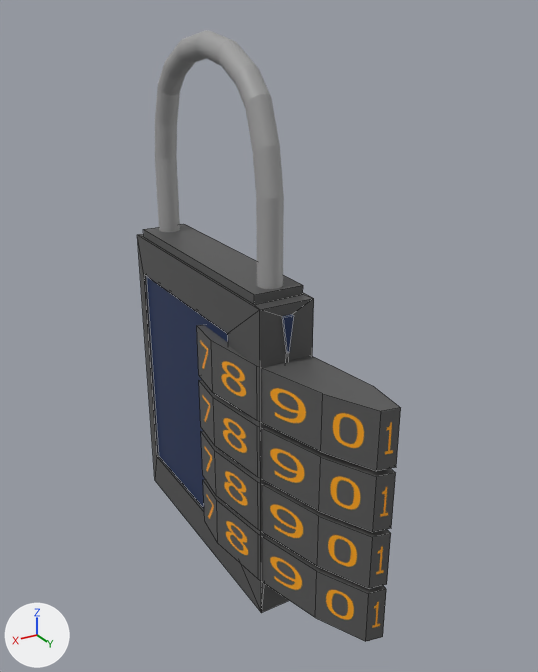
One commit to the FBX model Assets/Resources/Models/Padlock/padlock.fbx: the scene before it, then after it.
One viewpoint serves both versions: a camera (50 mm lens) standing at (0.0587, 0.1173, 0.0764) and looking at (-0.0038, 0.0131, 0.0243). Every picture has the same lights, and +X, +Y and +Z are marked at lower left. Mesh edges are drawn as thin lines on the coarser meshes. Where no turn or scale is listed for an object, it has been applied to the vertices. Vertices at the same position are counted once.

In view in the first picture: 'Shakle', 'body', 'num1', 'num2', 'num3', 'num4'.
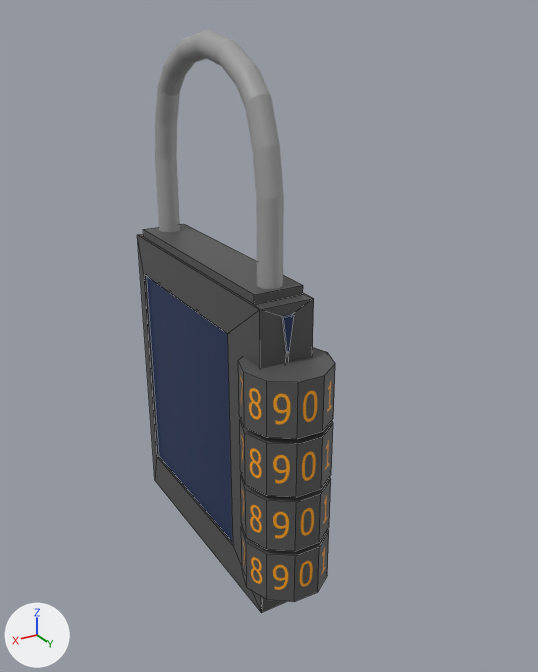
Where the newer file only moved an object's origin or applied its transform, the numbers keep the older frame.

The edits, one by one:
me_cylinder_005 is used by ob_num4; location (0.0, 0.025, -0.013).
me_cylinder_005 had 20 vertices, 12 faces and spanned x -0.0066..0.0066, y -0.0214..0.0214, z -0.005..0.005.
me_cylinder_005 now has 20 vertices, 12 faces and spans x -0.0078..0.0078, y -0.0072..0.0072, z -0.005..0.005.
me_cylinder_005 part 4: 20 of 20 vertices moved; they spanned x -0.0066..0.0066, y -0.0214..0.0214, z -0.005..0.005 and now span x -0.0078..0.0078, y -0.0072..0.0072, z -0.005..0.005; mean shift (0.0, 0.0, 0.0); largest move (0.0058, -0.0214, -0.005) -> (0.0064, -0.0046, -0.005).
me_cylinder_003 is used by ob_num2; location (0.0, 0.025, 0.009).
me_cylinder_003 had 20 vertices, 12 faces and spanned x -0.0066..0.0066, y -0.0214..0.0214, z -0.005..0.005.
me_cylinder_003 now has 20 vertices, 12 faces and spans x -0.0078..0.0078, y -0.0072..0.0072, z -0.005..0.005.
me_cylinder_003 part 1: 20 of 20 vertices moved; they spanned x -0.0066..0.0066, y -0.0214..0.0214, z -0.005..0.005 and now span x -0.0078..0.0078, y -0.0072..0.0072, z -0.005..0.005; mean shift (0.0, 0.0, 0.0); largest move (0.0058, -0.0214, -0.005) -> (0.0064, -0.0046, -0.005).
me_cylinder_004 is used by ob_num3; location (0.0, 0.025, -0.002).
me_cylinder_004 had 20 vertices, 12 faces and spanned x -0.0066..0.0066, y -0.0214..0.0214, z -0.005..0.005.
me_cylinder_004 now has 20 vertices, 12 faces and spans x -0.0078..0.0078, y -0.0072..0.0072, z -0.005..0.005.
me_cylinder_004 part 3: 20 of 20 vertices moved; they spanned x -0.0066..0.0066, y -0.0214..0.0214, z -0.005..0.005 and now span x -0.0078..0.0078, y -0.0072..0.0072, z -0.005..0.005; mean shift (0.0, 0.0, 0.0); largest move (0.0058, -0.0214, -0.005) -> (0.0064, -0.0046, -0.005).
me_cylinder_002 is used by ob_num1; location (0.0, 0.025, 0.02).
me_cylinder_002 had 20 vertices, 12 faces and spanned x -0.0066..0.0066, y -0.0214..0.0214, z -0.005..0.005.
me_cylinder_002 now has 20 vertices, 12 faces and spans x -0.0078..0.0078, y -0.0072..0.0072, z -0.005..0.005.
me_cylinder_002 part 2: 20 of 20 vertices moved; they spanned x -0.0066..0.0066, y -0.0214..0.0214, z -0.005..0.005 and now span x -0.0078..0.0078, y -0.0072..0.0072, z -0.005..0.005; mean shift (0.0, 0.0, 0.0); largest move (0.0058, -0.0214, -0.005) -> (0.0064, -0.0046, -0.005).

What differs and where, as boxes [x1, y1, x2, y2] in the pictures (538 x 672 px):
'num1', reshaped (52% narrower, 37% shorter)
    before: [197, 325, 401, 471]
    after: [238, 347, 335, 439]
'num2', reshaped
    before: [199, 380, 396, 532]
    after: [240, 418, 333, 497]
'num3', reshaped
    before: [201, 431, 391, 589]
    after: [241, 474, 331, 551]
'num4', reshaped
    before: [203, 479, 386, 642]
    after: [241, 526, 329, 602]
